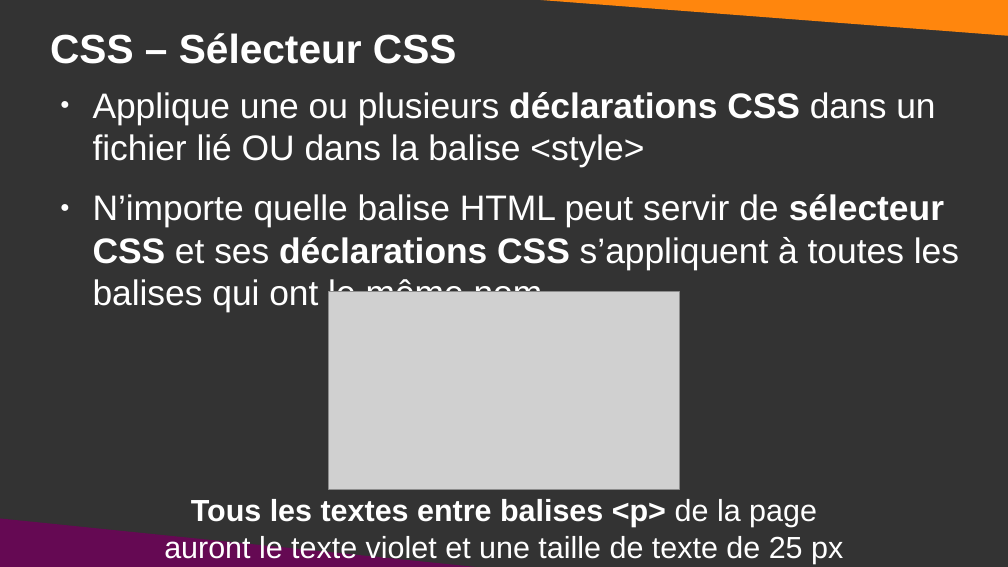
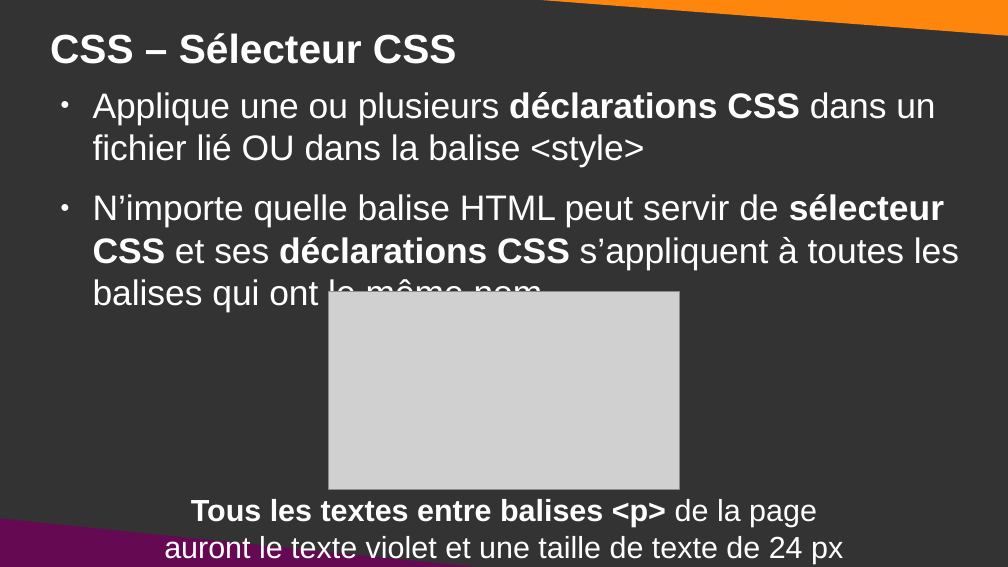
Before and after one commit to DanYellow/cours, a slide deck: slide 20 of integration-web-s1/travaux-pratiques/numero-3/presentation.odp. Drawn at 1008x567 pixels with LibreOffice and Linux fonts; fonts in the diff are those of the drawing; grey boxes stand for pictures. Boxes give left, top, right and bottom in pixels: in the first picture for what was removed or moved away, otherwise in the second. Text is boxed around its words. In the diff, an @@ line names an element or a change of style, - is before the commit and + after.

```diff
--- a/integration-web-s1/travaux-pratiques/numero-3/presentation.odp
+++ b/integration-web-s1/travaux-pratiques/numero-3/presentation.odp
@@ title at (x1=164, y1=499, x2=843, y2=564): text changed @@
-Tous les textes entre balises <p> de la page auront le texte violet et une taille de texte de 25 px
+Tous les textes entre balises <p> de la page auront le texte violet et une taille de texte de 24 px
```
Also in this commit, not shown: 9 other slides changed, 1 slide added, 1 slide removed, 1 other file.
